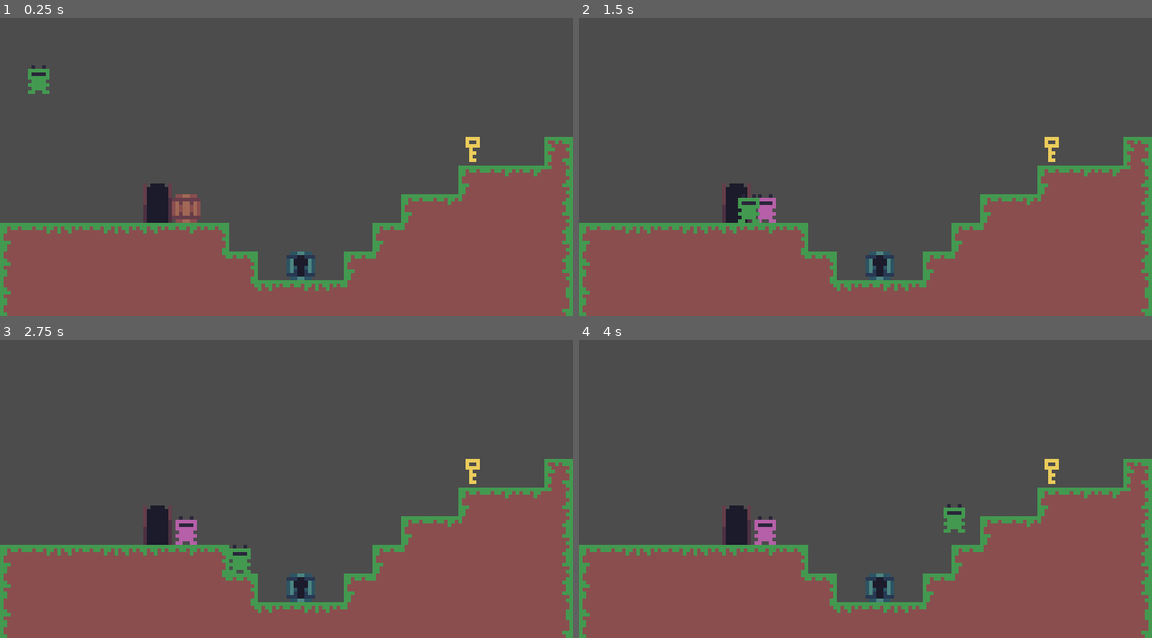
Above: before the commit, frames 1-4 (two rows, left to right).
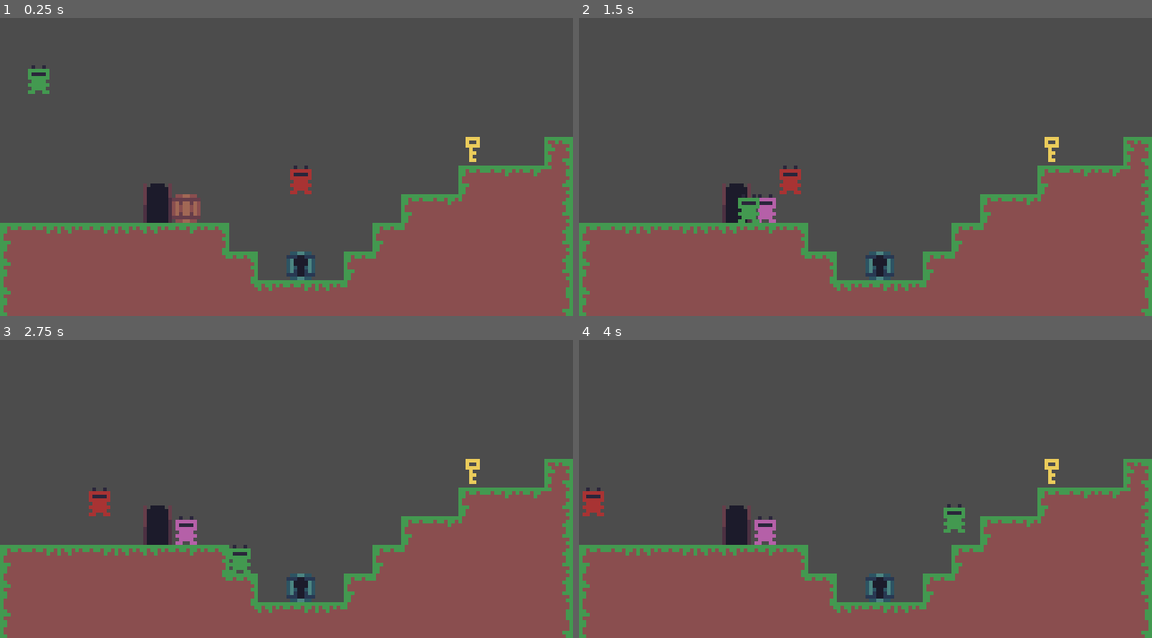
Above: after the commit, the same moments.

Repository: 0megq/frog_game
Game: Godot game, scene res://Scenes/TestScene.tscn
Same seed, same stepped clock (60 frames per second), same inputs: the game is played once before the commit and once after it.
Inputs:
- Up to frame 1 (0.25 s): no input
- Up to frame 2 (1.5 s): hold D (right) from 0.53 s (still down); tap Space (interact) at 0.6, 1.35 s; tap W (jump) at 0.77 s
- Up to frame 3 (2.75 s): tap W (jump) at 1.52 s; release D (right) at 2.03 s; hold A (left) from 2.03 s (still down); tap Space (interact) at 2.1 s
- Up to frame 4 (4 s): release A (left) at 2.78 s; hold D (right) from 2.78 s (still down); tap Space (interact) at 2.85, 3.6 s; tap W (jump) at 3.02, 3.77 s

The runs differ from the first frame. In frame 1, 0.3% of the frame differs, in the area x 50-55%, y 49-60%; in frame 2, 0.3%; in frame 3, 0.3%; in frame 4, 0.3%.

Commit message:
Added Red Frog Movement and Collision with Player

Diff:
--- a/Scenes/Player.tscn
+++ b/Scenes/Player.tscn
@@ -9,9 +9,12 @@
 [sub_resource type="CircleShape2D" id=3]
 radius = 32.0
 
+[sub_resource type="RectangleShape2D" id=4]
+extents = Vector2( 12, 16 )
+
 [node name="Player" type="KinematicBody2D"]
 script = ExtResource( 2 )
-interact_zone_path = NodePath("InteractionZone")
+interact_zone_path = NodePath("InteractionBox")
 move_speed = 200.0
 move_acc = 30.0
 idle_deacc = 0.3
@@ -26,9 +29,18 @@
 [node name="CollisionShape2D" type="CollisionShape2D" parent="."]
 shape = SubResource( 2 )
 
-[node name="InteractionZone" type="Area2D" parent="."]
+[node name="InteractionBox" type="Area2D" parent="."]
 collision_layer = 2
 collision_mask = 2
 
-[node name="CollisionShape2D" type="CollisionShape2D" parent="InteractionZone"]
+[node name="CollisionShape2D" type="CollisionShape2D" parent="InteractionBox"]
 shape = SubResource( 3 )
+
+[node name="HurtBox" type="Area2D" parent="."]
+collision_layer = 4
+collision_mask = 4
+
+[node name="CollisionShape2D" type="CollisionShape2D" parent="HurtBox"]
+shape = SubResource( 4 )
+
+[connection signal="area_entered" from="HurtBox" to="." method="_on_HurtBox_area_entered"]
--- a/Scenes/RedFrog.tscn
+++ b/Scenes/RedFrog.tscn
@@ -1,14 +1,32 @@
-[gd_scene load_steps=3 format=2]
+[gd_scene load_steps=5 format=2]
 
 [ext_resource path="res://Art/RedFrog.tres" type="Texture" id=1]
+[ext_resource path="res://Scripts/RedFrog.gd" type="Script" id=2]
 
 [sub_resource type="RectangleShape2D" id=1]
 extents = Vector2( 12, 16 )
 
+[sub_resource type="RectangleShape2D" id=2]
+extents = Vector2( 12, 16 )
+
 [node name="RedFrog" type="KinematicBody2D"]
+collision_layer = 4
+collision_mask = 4
+script = ExtResource( 2 )
+move_speed = 100.0
+stop_length = 0.5
 
 [node name="Sprite" type="Sprite" parent="."]
 texture = ExtResource( 1 )
 
 [node name="CollisionShape2D" type="CollisionShape2D" parent="."]
+position = Vector2( 0, -4.76837e-07 )
 shape = SubResource( 1 )
+disabled = true
+
+[node name="HitBox" type="Area2D" parent="." groups=["enemy"]]
+collision_layer = 4
+collision_mask = 4
+
+[node name="CollisionShape2D" type="CollisionShape2D" parent="HitBox"]
+shape = SubResource( 2 )
--- a/Scenes/TestScene.tscn
+++ b/Scenes/TestScene.tscn
@@ -6,6 +6,7 @@
 [ext_resource path="res://Scenes/Crate.tscn" type="PackedScene" id=4]
 [ext_resource path="res://Scenes/Key.tscn" type="PackedScene" id=5]
 [ext_resource path="res://Scenes/Door.tscn" type="PackedScene" id=6]
+[ext_resource path="res://Scenes/RedFrog.tscn" type="PackedScene" id=7]
 
 [node name="test" type="Node2D"]
 
@@ -33,3 +34,25 @@
 
 [node name="Door" parent="." instance=ExtResource( 6 )]
 position = Vector2( 176, 240 )
+
+[node name="RedFrog" parent="." instance=ExtResource( 7 )]
+points_path = [ NodePath("../Patrol Points/PositionA"), NodePath("../Patrol Points/PositionB"), NodePath("../Patrol Points/PositionC") ]
+
+[node name="Patrol Points" type="Node" parent="."]
+
+[node name="PositionA" type="Position2D" parent="Patrol Points"]
+position = Vector2( 336, 208 )
+
+[node name="PositionB" type="Position2D" parent="Patrol Points"]
+position = Vector2( 16, 208 )
+
+[node name="PositionC" type="Position2D" parent="Patrol Points"]
+position = Vector2( 368, 208 )
+
+[node name="PositionD" type="Position2D" parent="Patrol Points"]
+
+[node name="PositionE" type="Position2D" parent="Patrol Points"]
+
+[node name="PositionF" type="Position2D" parent="Patrol Points"]
+
+[node name="PositionG" type="Position2D" parent="Patrol Points"]
--- a/Scripts/Player.gd
+++ b/Scripts/Player.gd
@@ -132,3 +132,11 @@
 	#Interact
 	if Input.is_action_just_released("interact"):
 		interact_input = 1
+
+func die() -> void:
+	print("hi i died")
+
+
+func _on_HurtBox_area_entered(area: Area2D) -> void:
+	if area.is_in_group("enemy"):
+		die()
--- /dev/null
+++ b/Scripts/RedFrog.gd
@@ -0,0 +1,38 @@
+extends KinematicBody2D
+
+export(Array, NodePath) var points_path
+onready var points = []
+var current_point: int = 0
+
+var velocity: Vector2 = Vector2.ZERO
+
+export var move_speed: float
+export var stop_length: float
+
+var direction: int = 0
+var can_move: bool = true
+
+
+func _ready() -> void:
+	for _point in points_path:
+		points.append(get_node(_point).position)
+	self.position = points[0]
+
+
+func _physics_process(delta: float) -> void:
+	if self.position.distance_to(points[current_point]) < move_speed/100:
+		current_point += 1
+		if current_point > points.size() - 1:
+			current_point = 0
+		direction = (points[current_point].x - position.x)/abs(points[current_point].x - position.x)
+		can_move = false
+		yield(get_tree().create_timer(stop_length), "timeout")
+		can_move = true
+	elif can_move:
+		move(delta)
+
+
+func move(delta: float) -> void:
+	velocity.x = move_speed * direction
+
+	move_and_slide(velocity, Vector2.UP)
--- a/project.godot
+++ b/project.godot
@@ -66,6 +66,7 @@
 [layer_names]
 
 2d_physics/layer_2="Interactable"
+2d_physics/layer_3="Enemy"
 
 [physics]
 
Not shown: 1 places in Scenes/Player.tscn that only renumber resources
Not shown: 1 places in Scenes/TestScene.tscn that only renumber resources
